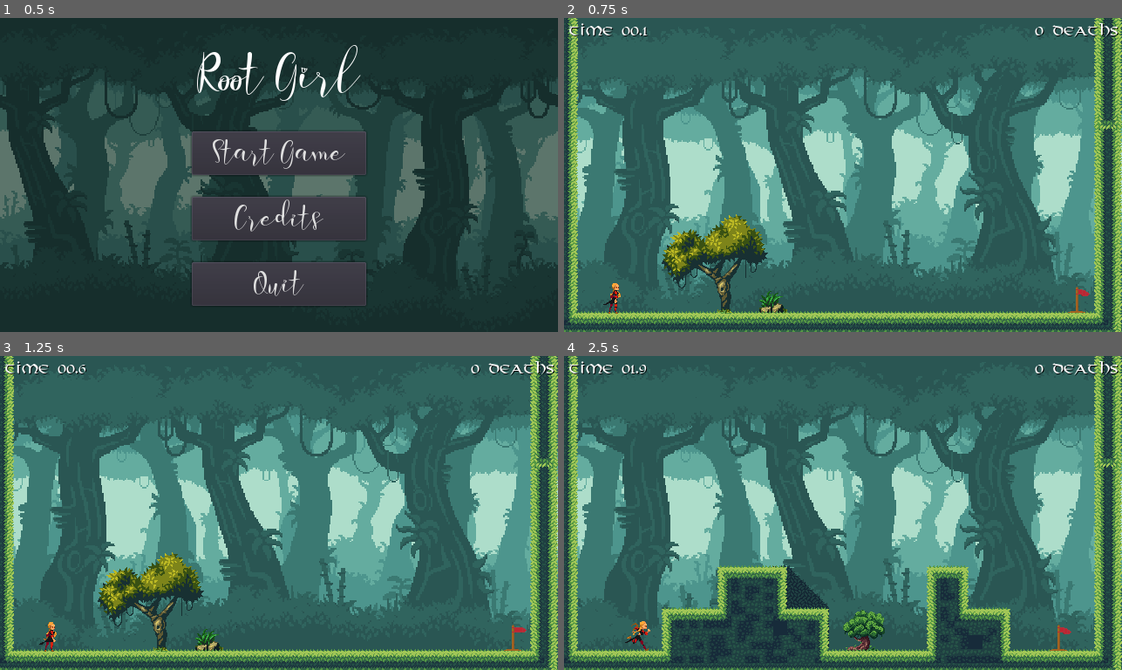
Above: before the commit, frames 1-4 (two rows, left to right).
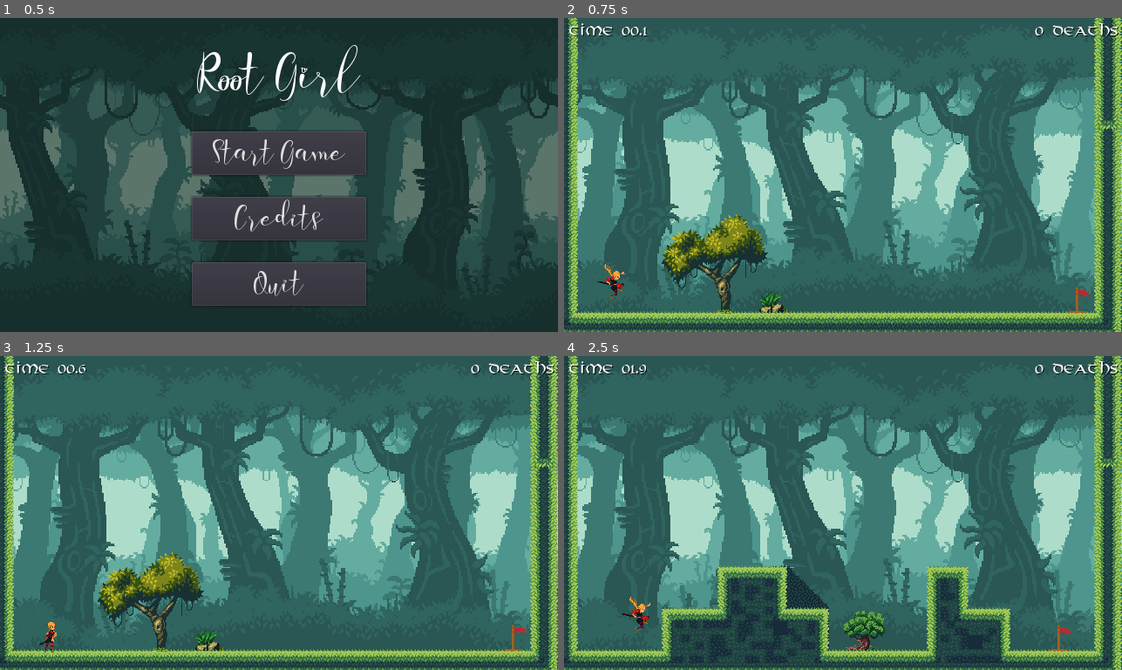
Above: after the commit, the same moments.

Repository: doofmars/root-girl
Game: Godot game, scene res://src/game.tscn
The game is run twice, just before and just after one commit, with the same random seed, the same clock (stepped at 60 frames per second) and the same inputs. Sound files missing from this copy of the repository are replaced by a short silence.
Inputs (mouse positions are in pixels of both pictures, inside the frame that each line leads up to):
- Up to frame 1 (0.5 s): no input
- Up to frame 2 (0.75 s): click "Start Game" at 0.5 s
- Up to frame 3 (1.25 s): no input
- Up to frame 4 (2.5 s): tap Enter (ui_accept) at 1.25, 1.52, 2.27 s; move the mouse to (965, 497) at 1.27 s; press the mouse at (965, 497) at 1.28 s; hold Right (move_right) from 1.28 s (still down); move the mouse to (731, 528) at 2.02 s; release the mouse at (731, 528) at 2.03 s; click (731, 528) at 2.1 s

Frame 1 is identical in both runs. In frame 2, 0.2% of the frame differs, in the area x 5-11%, y 78-95%; in frame 3, less than 0.1%; in frame 4, 0.3%, in the area x 10-16%, y 76-94%.

Commit message:
Move origin of Girl to center

Diff:
--- a/src/character/Girl.tscn
+++ b/src/character/Girl.tscn
@@ -58,9 +58,9 @@
 animation = "run"
 frame = 7
 playing = true
+offset = Vector2( 0, -25 )
 
 [node name="CollisionShape2D" type="CollisionShape2D" parent="."]
-position = Vector2( 0, 21 )
 shape = SubResource( 2 )
 
 [node name="Camera" type="Camera2D" parent="."]
